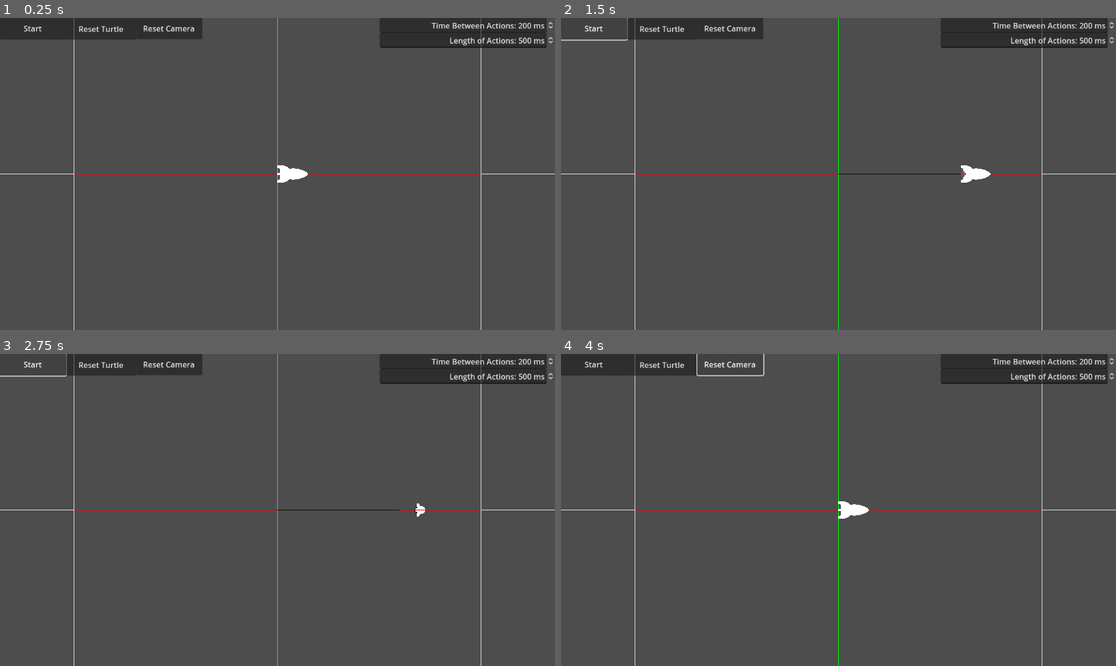
Above: before the commit, frames 1-4 (two rows, left to right).
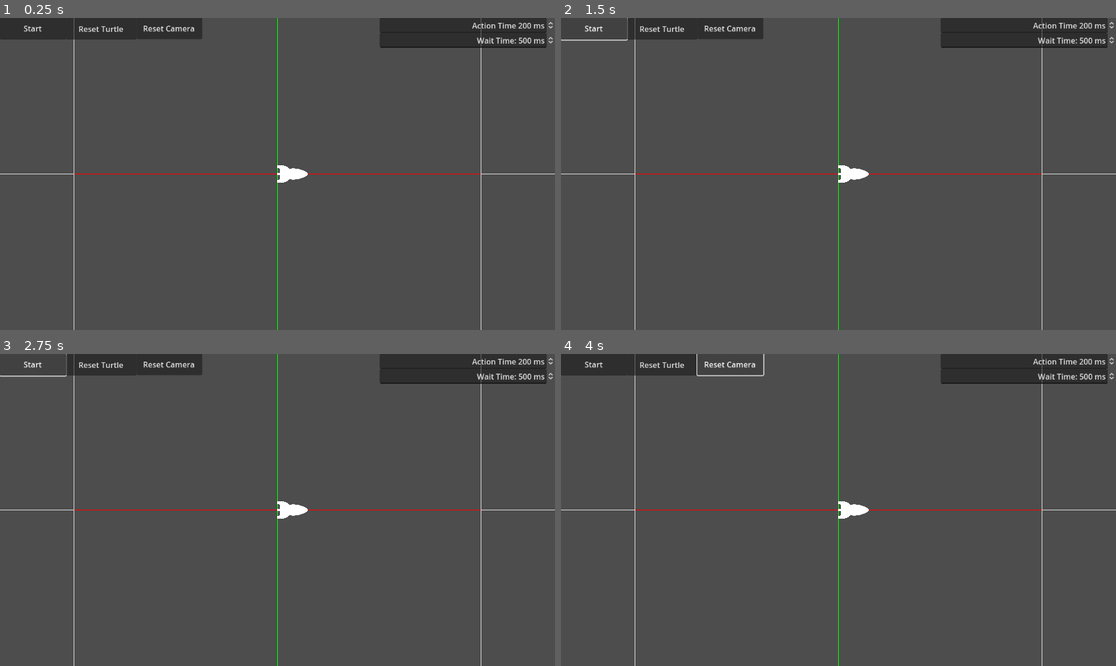
Above: after the commit, the same moments.

Repository: mrSun421/turtle
Game: Godot game, scene res://main.tscn
Same seed, same stepped clock (60 frames per second), same inputs: the game is played once before the commit and once after it.
Inputs:
- Up to frame 1 (0.25 s): no input
- Up to frame 2 (1.5 s): click "Start" at 0.5 s; click "Start" at 1.25 s
- Up to frame 3 (2.75 s): click "Start" at 2 s
- Up to frame 4 (4 s): click "Reset Turtle" at 2.75 s; click "Reset Camera" at 3.5 s

The runs differ from the first frame. In frame 1, 0.3% of the frame differs, in the area x 77-96%, y 1-9%; in frame 2, 0.7%, in the area x 49-96%, y 1-53%; in frame 3, 0.6%; in frame 4, 0.3%.

Commit message:
added json turtle functionality

Diff:
--- a/Draw3D.gd
+++ /dev/null
@@ -1,69 +0,0 @@
-# Source: https://github.com/Ryan-Mirch/Line-and-Sphere-Drawing
-extends Node
-
-func line(pos1: Vector3, pos2: Vector3, color = Color.WHITE_SMOKE, persist_ms = 0):
-	var mesh_instance := MeshInstance3D.new()
-	var immediate_mesh := ImmediateMesh.new()
-	var material := ORMMaterial3D.new()
-
-	mesh_instance.mesh = immediate_mesh
-	mesh_instance.cast_shadow = GeometryInstance3D.SHADOW_CASTING_SETTING_OFF
-
-	immediate_mesh.surface_begin(Mesh.PRIMITIVE_LINES, material)
-	immediate_mesh.surface_add_vertex(pos1)
-	immediate_mesh.surface_add_vertex(pos2)
-	immediate_mesh.surface_end()
-
-	material.shading_mode = BaseMaterial3D.SHADING_MODE_UNSHADED
-	material.albedo_color = color
-
-	return await final_cleanup(mesh_instance, persist_ms)
-
-func point(pos: Vector3, radius = 0.05, color = Color.WHITE_SMOKE, persist_ms = 0):
-	var mesh_instance := MeshInstance3D.new()
-	var sphere_mesh := SphereMesh.new()
-	var material := ORMMaterial3D.new()
-
-	mesh_instance.mesh = sphere_mesh
-	mesh_instance.cast_shadow = GeometryInstance3D.SHADOW_CASTING_SETTING_OFF
-	mesh_instance.position = pos
-
-	sphere_mesh.radius = radius
-	sphere_mesh.height = radius * 2
-	sphere_mesh.material = material
-
-	material.shading_mode = BaseMaterial3D.SHADING_MODE_UNSHADED
-	material.albedo_color = color
-
-	return await final_cleanup(mesh_instance, persist_ms)
-
-func square(pos: Vector3, size: Vector2, color = Color.WHITE_SMOKE, persist_ms = 0):
-	var mesh_instance := MeshInstance3D.new()
-	var box_mesh := BoxMesh.new()
-	var material := ORMMaterial3D.new()
-
-	mesh_instance.mesh = box_mesh
-	mesh_instance.cast_shadow = GeometryInstance3D.SHADOW_CASTING_SETTING_OFF
-	mesh_instance.position = pos
-
-	box_mesh.size = Vector3(size.x, size.y, 1)
-	box_mesh.material = material
-
-	material.shading_mode = BaseMaterial3D.SHADING_MODE_UNSHADED
-	material.albedo_color = color
-
-	return await final_cleanup(mesh_instance, persist_ms)
-
-## 1 -> Lasts ONLY for current physics frame
-## >1 -> Lasts X time duration.
-## <1 -> Stays indefinitely
-func final_cleanup(mesh_instance: MeshInstance3D, persist_ms: float):
-	get_tree().get_root().add_child.call_deferred(mesh_instance)
-	if persist_ms == 1:
-		await get_tree().physics_frame
-		mesh_instance.queue_free()
-	elif persist_ms > 0:
-		await get_tree().create_timer(persist_ms).timeout
-		mesh_instance.queue_free()
-	else:
-		return mesh_instance
--- a/main.gd
+++ b/main.gd
@@ -24,12 +24,6 @@
 	_draw_line(gridMeshInstance, Vector3(-MAIN_AXES_SIZE, 0, 0), Vector3(MAIN_AXES_SIZE, 0, 0), Color.RED)
 	_draw_line(gridMeshInstance, Vector3(0, -MAIN_AXES_SIZE, 0), Vector3(0, MAIN_AXES_SIZE, 0), Color.GREEN)
 	_draw_line(gridMeshInstance, Vector3(0, 0, -MAIN_AXES_SIZE), Vector3(0, 0, MAIN_AXES_SIZE), Color.BLUE)
-
-	for i in range(8):
-		turtle.append_turtle_actions(Turtle.ColorAction.new(Color(0, 1.0 / (8 - i), 0)))
-		turtle.append_turtle_actions(Turtle.MoveAction.new(3))
-		turtle.append_turtle_actions(Turtle.YawAction.new(45))
-
 
 func _draw_line(mesh_instance: MeshInstance3D, pos1: Vector3, pos2: Vector3, color = Color.WHITE_SMOKE):
 	var material := ORMMaterial3D.new()
--- a/main.tscn
+++ b/main.tscn
@@ -1,10 +1,11 @@
-[gd_scene load_steps=9 format=3 uid="uid://87mpup613jlr"]
+[gd_scene load_steps=10 format=3 uid="uid://87mpup613jlr"]
 
 [ext_resource type="Script" path="res://main.gd" id="1_kjfn4"]
 [ext_resource type="PackedScene" uid="uid://bq766ueyhy4f" path="res://turtle.tscn" id="1_ugrew"]
 [ext_resource type="Script" path="res://camera_3d.gd" id="3_mylqk"]
 [ext_resource type="Script" path="res://SpinboxFunctionality.gd" id="4_b8dxp"]
 [ext_resource type="PackedScene" uid="uid://demcplnrktvi2" path="res://vr_player.tscn" id="4_lw0we"]
+[ext_resource type="PackedScene" uid="uid://bwa3nj31wpgpb" path="res://server.tscn" id="6_flvs5"]
 
 [sub_resource type="ImmediateMesh" id="ImmediateMesh_vg32b"]
 
@@ -75,7 +76,7 @@
 max_value = 1000.0
 value = 500.0
 alignment = 2
-prefix = "Length of Actions:"
+prefix = "Wait Time:"
 suffix = "ms"
 select_all_on_focus = true
 script = ExtResource("4_b8dxp")
@@ -89,7 +90,7 @@
 value = 200.0
 alignment = 2
 update_on_text_changed = true
-prefix = "Time Between Actions:"
+prefix = "Action Time"
 suffix = "ms"
 select_all_on_focus = true
 script = ExtResource("4_b8dxp")
@@ -107,6 +108,9 @@
 
 [node name="VRPlayer" parent="." instance=ExtResource("4_lw0we")]
 
+[node name="Server" parent="." node_paths=PackedStringArray("turtle") instance=ExtResource("6_flvs5")]
+turtle = NodePath("../Turtle")
+
 [connection signal="finished_move" from="Turtle" to="." method="_on_turtle_finished_move"]
 [connection signal="moving" from="Turtle" to="." method="_on_turtle_moving"]
 [connection signal="pressed" from="CanvasLayer/Control/StartButton" to="Turtle" method="_on_start_button_pressed"]
--- a/project.godot
+++ b/project.godot
@@ -17,9 +17,7 @@
 
 [autoload]
 
-Draw3D="*res://Draw3D.gd"
 VrViewport="*res://vr_viewport.gd"
-Server="*res://server.gd"
 
 [dotnet]
 
--- a/server.gd
+++ b/server.gd
@@ -4,6 +4,7 @@
 
 var server: TCPServer = TCPServer.new()
 var streams: Array[StreamPeerTCP]
+@export var turtle: Turtle
 
 func _init() -> void:
 	var err = server.listen(21327)
@@ -23,8 +24,30 @@
 				# var data = stream.get_data(available_bytes)
 				var text_data = stream.get_utf8_string(available_bytes)
 				if text_data:
-					print(text_data)
-					stream.put_data(text_data.to_upper().to_ascii_buffer())
+					var json_data = JSON.parse_string(text_data)
+					for j in len(json_data):
+						var curr_data = json_data[j]
+						match curr_data["type"]:
+							"color":
+								var col_dat = curr_data["color"]
+								var col = Color(col_dat["r"], col_dat["g"], col_dat["b"])
+								turtle.append_turtle_actions(Turtle.ColorAction.new(col))
+							"move":
+								turtle.append_turtle_actions(Turtle.MoveAction.new(curr_data["value"]))
+							"yaw":
+								turtle.append_turtle_actions(Turtle.YawAction.new(curr_data["value"]))
+							"pitch":
+								turtle.append_turtle_actions(Turtle.PitchAction.new(curr_data["value"]))
+							"roll":
+								turtle.append_turtle_actions(Turtle.RollAction.new(curr_data["value"]))
+							"penup":
+								turtle.append_turtle_actions(Turtle.PenUpAction.new())
+							"pendown":
+								turtle.append_turtle_actions(Turtle.PenDownAction.new())
+							_:
+								print("unknown action type: %s" % curr_data["type"])
+					var confirmation_string = "data recieved: %s bytes" % available_bytes
+					stream.put_data(confirmation_string.to_ascii_buffer())
 		else:
 			streams[i].disconnect_from_host()
 			streams.remove_at(i)
@@ -36,8 +59,3 @@
 		newStream.set_no_delay(true)
 		streams.append(newStream)
 		print("took connection")
-
-
-func _input(event: InputEvent) -> void:
-	if event is InputEventKey:
-		var iek_event = event as InputEventKey
--- /dev/null
+++ b/server.tscn
@@ -0,0 +1,6 @@
+[gd_scene load_steps=2 format=3 uid="uid://bwa3nj31wpgpb"]
+
+[ext_resource type="Script" path="res://server.gd" id="1_hcwow"]
+
+[node name="Server" type="Node"]
+script = ExtResource("1_hcwow")
